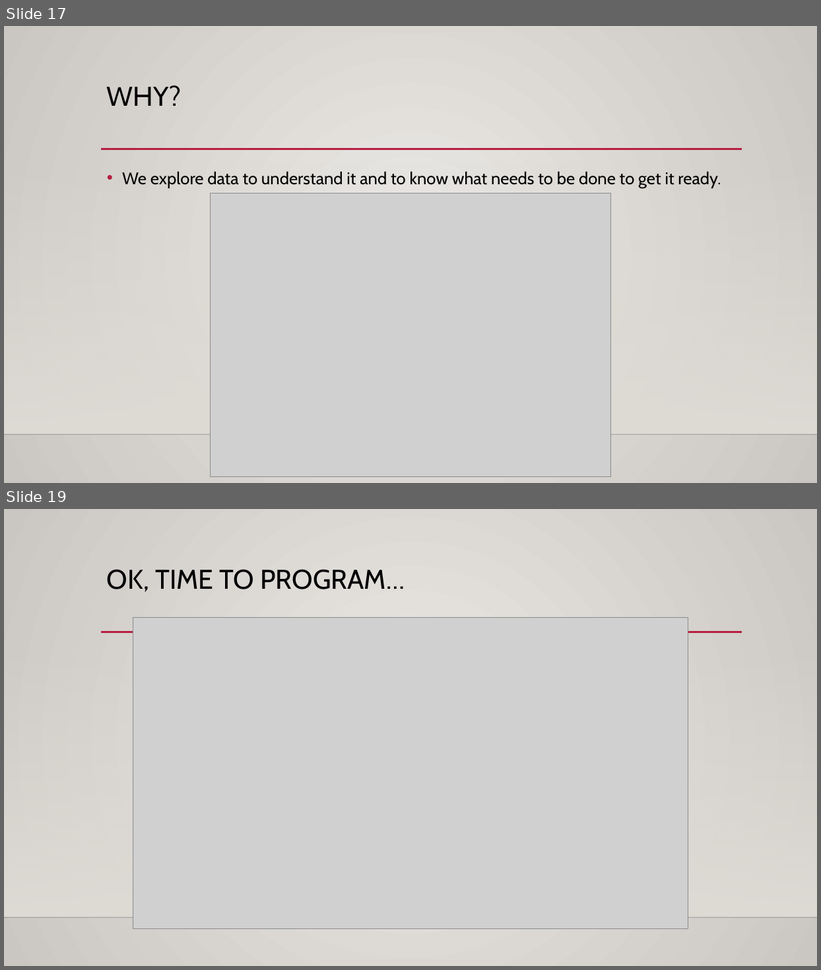
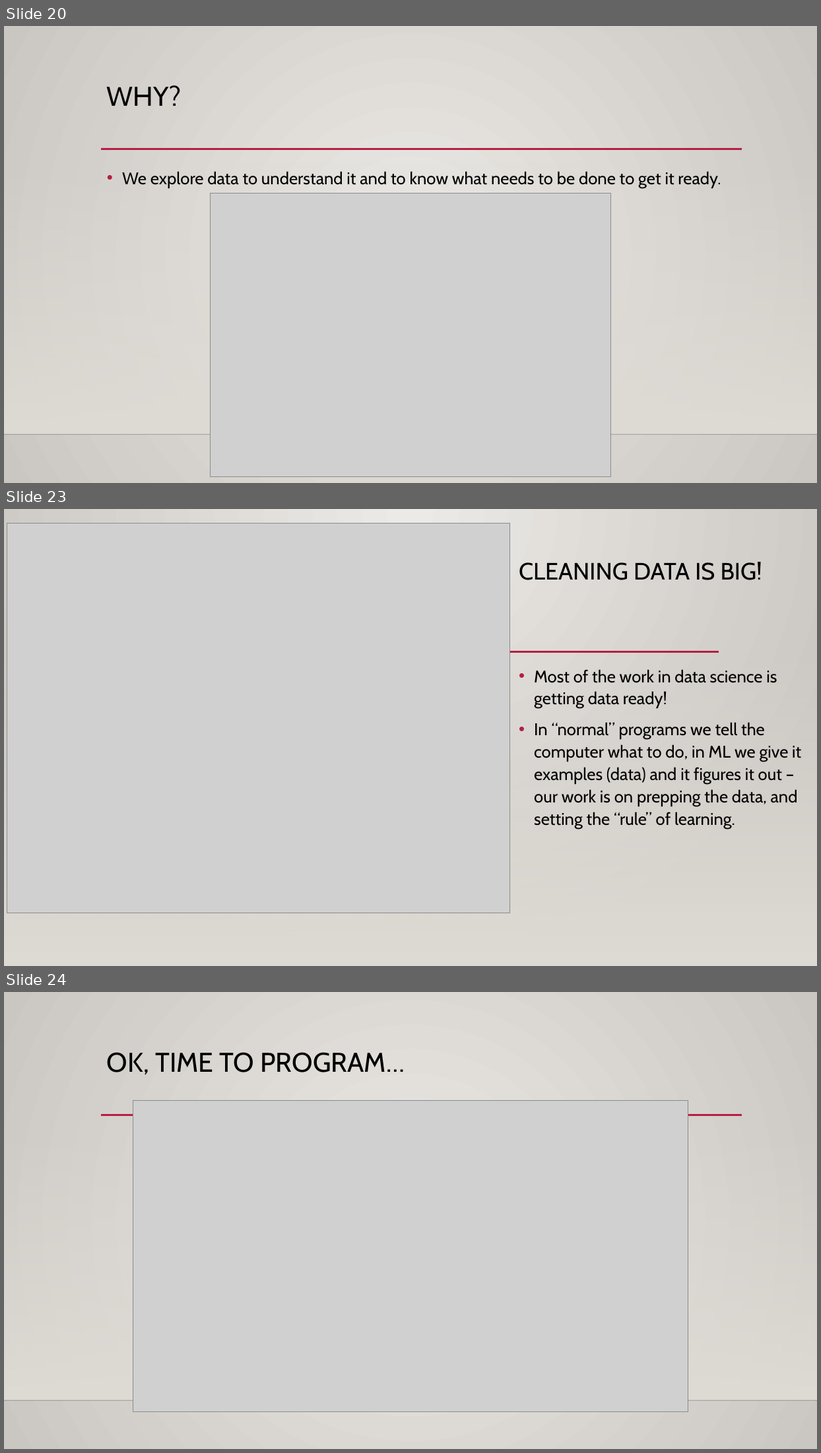
Before and after one commit to AkeemSemper/ML_for_Non_DS_Students, a slide deck: course_resources/slides/Used/006_Basic_Descriptive_Stats.pptx. Shown one above the other, each under a label of ours: slides 17 and 19 before the commit, slides 20, 23 and 24 after it; the slides between them are not shown. The pictures are 821x970 and 821x1453 pixels, drawn with LibreOffice and Linux fonts; fonts in the diff are those of the drawing; grey boxes stand for pictures; background and template pictures are left out. Boxes give left, top, right and bottom in pixels: in the first picture for what was removed or moved away, otherwise in the second. Text is boxed around its words. In the diff, an @@ line names an element or a change of style, - is before the commit and + after.

```diff
--- a/course_resources/slides/Used/006_Basic_Descriptive_Stats.pptx
+++ b/course_resources/slides/Used/006_Basic_Descriptive_Stats.pptx
@@ slide 23 added at (4,509,817,966), background gradient #ECEAE7 to #CAC7C1; not listed: 3 template elements that a slide beside it also shows @@
@@ rectangle added at (4,509,817,966), fill gradient #ECEAE7 to #CAC7C1 @@
@@ picture added at (7,523,510,914) @@
@@ title added at (519,562,762,580), 28 pt, text #000000 @@
+CLEANING DATA IS BIG!
@@ rectangle added at (4,644,817,966), fill gradient #DFDBD5 @@
@@ line added from (508, 652) to (719, 652), #B71E42 2.5 pt @@
@@ text added at (534,669,801,828), 20 pt, text #000000 @@
+• Most of the work in data science is getting data ready!
+• In “normal” programs we tell the computer what to do, in ML we give it examples (data) and it figures it out – our work is on prepping the data, and setting the “rule” of learning.
@@ what was slide 17 is now slide 20 @@
@@ what was slide 19 is now slide 24 @@
```
Also in this commit, not shown: 6 slides changed, 4 other slides added.
